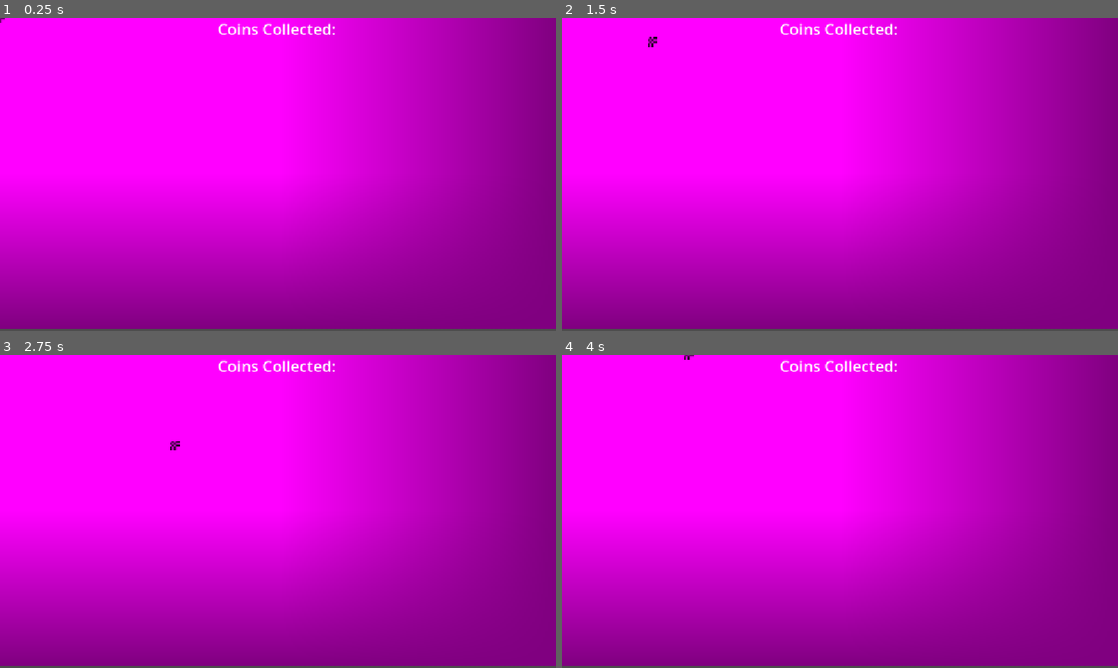
Above: before the commit, frames 1-4 (two rows, left to right).
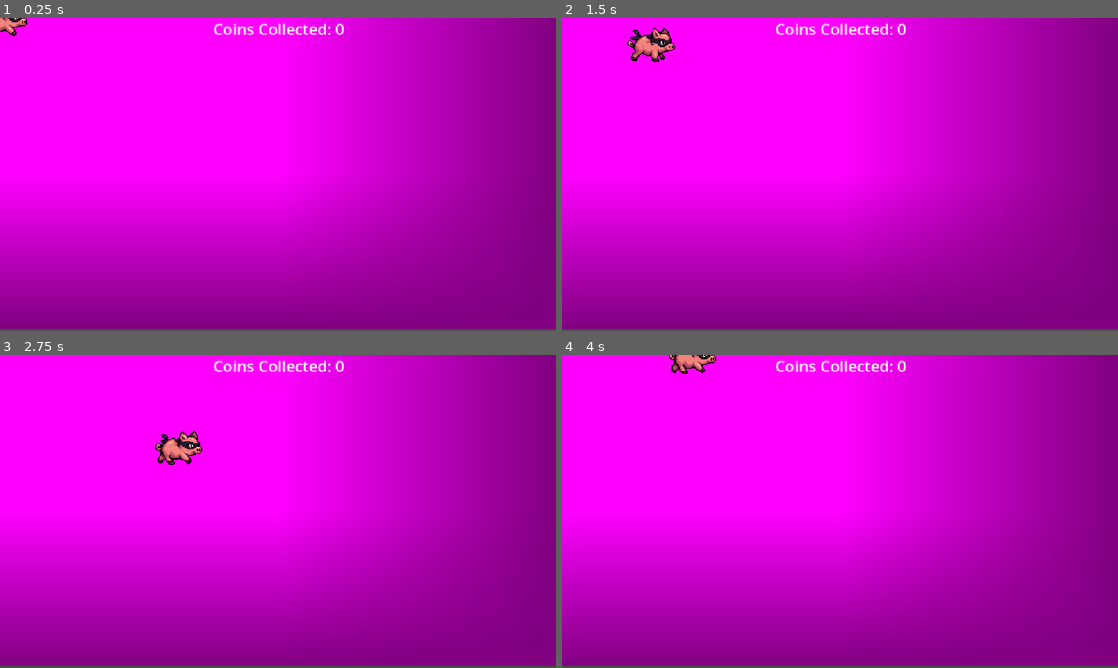
Above: after the commit, the same moments.

Repository: JustLoveBeingAnOwl/RowdyHacks2026-HeisterGame
Game: Godot game, scene res://levels/testing/testing-scene.tscn
Two runs of this game, one before a commit and one after it. Both use one fixed random seed, a clock stepped at 60 frames per second and the inputs below.
Inputs:
- Up to frame 1 (0.25 s): no input
- Up to frame 2 (1.5 s): hold D (move-right) 0.53-1.28 s; hold S (move-down) from 1.28 s (still down)
- Up to frame 3 (2.75 s): release S (move-down) at 2.03 s; hold D (move-right) from 2.03 s (still down)
- Up to frame 4 (4 s): release D (move-right) at 2.78 s; hold Up (move-up) 2.78-3.53 s; hold A (move-left) from 3.53 s (still down)

The runs differ from the first frame. In frame 1, 0.7% of the frame differs, in the area x 0-62%, y 0-6%; in frame 2, 1.1%; in frame 3, 1.1%, in the area x 27-62%, y 1-36%; in frame 4, 0.9%.
Error before the commit: Invalid access to property or key 'score_changed' on a base object of type 'null instance'. (res://assets/ui/coin_label.gd:10)

Commit message:
huge update fixing the controller, add animation, the coin label, and adding to the testing scene.

Diff:
--- a/assets/ui/coin_label.gd
+++ b/assets/ui/coin_label.gd
@@ -3,14 +3,9 @@
 var score: int = 0
 
 func _ready() -> void:
-	# 1. Find the controller node (adjust path if needed)
-	var controller = get_node("res://levels/GameController.tscn")
-
-	# 2. Connect the controller's signal to our local function
+	var controller = get_node("../../GameController")
 	controller.score_changed.connect(_on_score_changed)
-
-	# 3. Set the initial text
-	text = "Coins Collected: " + str(controller.score)
+	_on_score_changed(controller.score)
 
 func _on_score_changed(new_score: int) -> void:
 	text = "Coins Collected: " + str(new_score)
--- a/levels/testing/player.tscn
+++ b/levels/testing/player.tscn
@@ -1,11 +1,25 @@
 [gd_scene format=3 uid="uid://jmyg6xhf3yi3"]
 
 [ext_resource type="Script" uid="uid://1cculmjif023" path="res://levels/testing/player.gd" id="1_ecwmf"]
+[ext_resource type="Texture2D" uid="uid://dn38jpk2e612m" path="res://assets/sprites/pig_walk_1.png" id="2_s2tw8"]
+[ext_resource type="Texture2D" uid="uid://vvl20bhcu4eq" path="res://assets/sprites/pig_walk_2.png" id="3_y1nw1"]
+[ext_resource type="Script" uid="uid://wl1y70kt3m05" path="res://levels/testing/player_animator.gd" id="4_y1nw1"]
 
 [sub_resource type="RectangleShape2D" id="RectangleShape2D_vrvyi"]
 
-[sub_resource type="PlaceholderTexture2D" id="PlaceholderTexture2D_hh86f"]
-size = Vector2(5, 5)
+[sub_resource type="SpriteFrames" id="SpriteFrames_y6kor"]
+animations = [{
+"frames": [{
+"duration": 2.0,
+"texture": ExtResource("2_s2tw8")
+}, {
+"duration": 2.0,
+"texture": ExtResource("3_y1nw1")
+}],
+"loop": 1,
+"name": &"default",
+"speed": 5.0
+}]
 
 [node name="Player" type="CharacterBody2D" unique_id=383563599]
 script = ExtResource("1_ecwmf")
@@ -13,7 +27,8 @@
 [node name="CollisionShape2D" type="CollisionShape2D" parent="." unique_id=1058855237]
 shape = SubResource("RectangleShape2D_vrvyi")
 
-[node name="Sprite2D" type="Sprite2D" parent="." unique_id=265881545]
-position = Vector2(-2.9802322e-07, 1.1622906e-06)
-scale = Vector2(3.9999998, 4)
-texture = SubResource("PlaceholderTexture2D_hh86f")
+[node name="AnimatedSprite2D" type="AnimatedSprite2D" parent="." unique_id=888063942]
+scale = Vector2(0.14684328, 0.14684328)
+sprite_frames = SubResource("SpriteFrames_y6kor")
+frame_progress = 0.017975708
+script = ExtResource("4_y1nw1")
--- /dev/null
+++ b/levels/testing/player_animator.gd
@@ -0,0 +1,4 @@
+extends AnimatedSprite2D
+
+func _ready():
+	play("default")
--- a/levels/testing/testing-scene.tscn
+++ b/levels/testing/testing-scene.tscn
@@ -2,6 +2,7 @@
 
 [ext_resource type="PackedScene" uid="uid://jmyg6xhf3yi3" path="res://levels/testing/player.tscn" id="1_2tpb7"]
 [ext_resource type="PackedScene" uid="uid://biucbtob62inr" path="res://assets/ui/coin_tracker.tscn" id="2_2o8my"]
+[ext_resource type="PackedScene" path="res://levels/GameController.tscn" id="3_controller"]
 
 [sub_resource type="PlaceholderTexture2D" id="PlaceholderTexture2D_vrvyi"]
 
@@ -14,4 +15,6 @@
 
 [node name="Player" parent="." unique_id=383563599 instance=ExtResource("1_2tpb7")]
 
+[node name="GameController" parent="." instance=ExtResource("3_controller")]
+
 [node name="CoinTracker" parent="." unique_id=525095395 instance=ExtResource("2_2o8my")]
Not shown, added: levels/testing/player_animator.gd.uid
